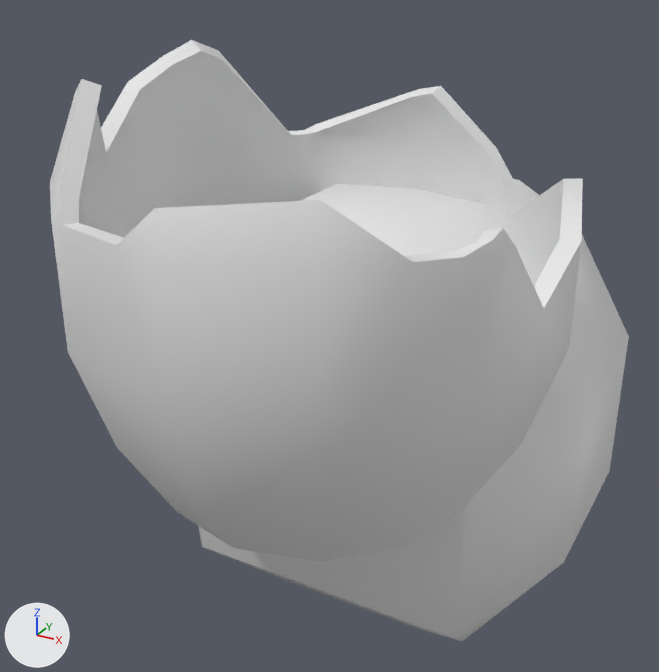
The FBX model Assets/Stylized_Egypt/Meshes/props/SM_jug_broken_01.fbx, before and after one commit.
Rendered twice from a 50 mm camera at (0.521, -0.918, 0.653) aimed at (-0.039, 0.099, 0.144). Lighting does not change. The marker at lower left points along +X, +Y and +Z. Where no turn or scale is listed for an object, it has been applied to the vertices.

Objects in the first picture: 'SM_jug_broken_01', 'SM_jug_broken_01_ConvexHulls'.
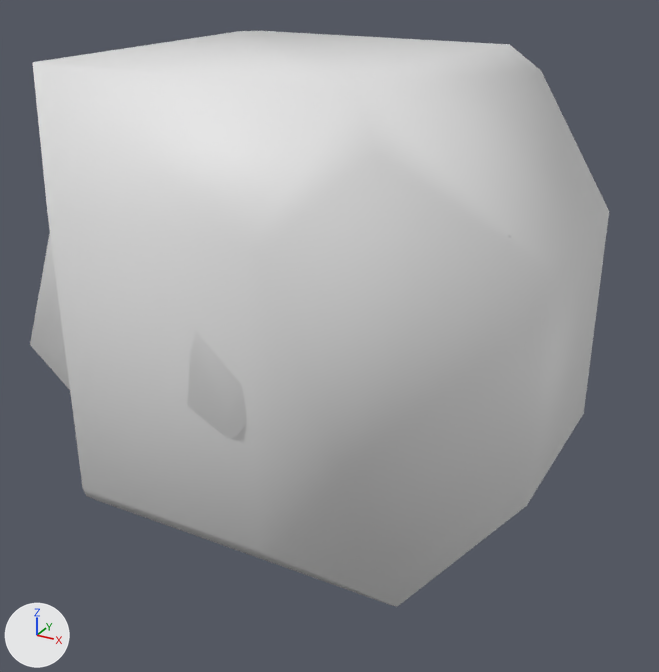
What differs and where, as boxes (x1, y1, x2, y2) in the pictures (659 x 672 px):
'SM_jug_broken_01_ConvexHulls', moved, rescaled (34% wider, 25% taller)
    before: (198, 179, 629, 641)
    after: (33, 31, 609, 607)
'SM_jug_broken_01_LOD1', added
    after: (30, 234, 512, 438)
'SM_jug_broken_01', unchanged, covered by the edit
    before: (50, 40, 583, 562)

Diff of the bpy script that builds the scene:
```diff
--- a/Assets/Stylized_Egypt/Meshes/props/SM_jug_broken_01.fbx.py
+++ b/Assets/Stylized_Egypt/Meshes/props/SM_jug_broken_01.fbx.py
@@ me_sm_jug_broken_01_001 @@
+me_sm_jug_broken_01_001.from_pydata(...)  # 74 vertices, 144 faces; spans x -0.313..0.313, y -0.327..0.327, z 0.0..0.528
+me_sm_jug_broken_01_001.materials.append(mat_mi_jug_01_inst)  # its picture is missing
@@ ob_sm_jug_broken_01_convexhulls @@
 ob_sm_jug_broken_01_convexhulls = bpy.data.objects.new('SM_jug_broken_01_ConvexHulls', me_sm_jug_broken_01_convexhulls)
+ob_sm_jug_broken_01_convexhulls.parent = ob_sm_jug_broken_511
 ob_sm_jug_broken_01_convexhulls.location = (0.0, 0.0, 0.0)
-ob_sm_jug_broken_01_convexhulls.scale = (0.01, 0.01, 0.01)
@@ ob_sm_jug_broken_511 @@
+ob_sm_jug_broken_511 = bpy.data.objects.new('SM_jug_broken_511', None)
+ob_sm_jug_broken_511.location = (0.0, 0.0, 0.0)
+ob_sm_jug_broken_511.rotation_euler = (1.571, 0.0, 0.0)  # degrees (90, 0, 0)
+ob_sm_jug_broken_511.scale = (0.01, 0.01, 0.01)
@@ ob_sm_jug_broken_01_lod1 @@
+ob_sm_jug_broken_01_lod1 = bpy.data.objects.new('SM_jug_broken_01_LOD1', me_sm_jug_broken_01_001)
+ob_sm_jug_broken_01_lod1.location = (0.0, 0.0, 0.0)
```
